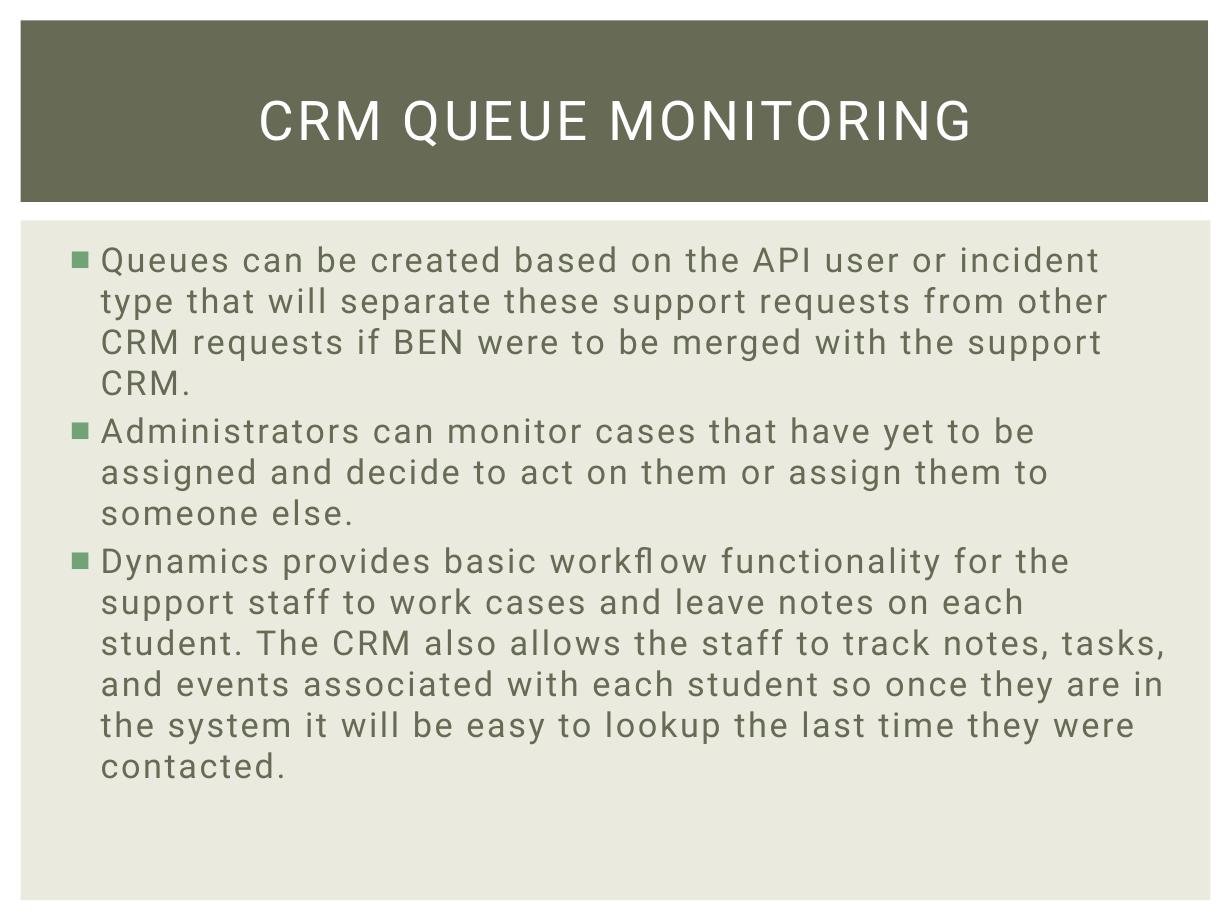
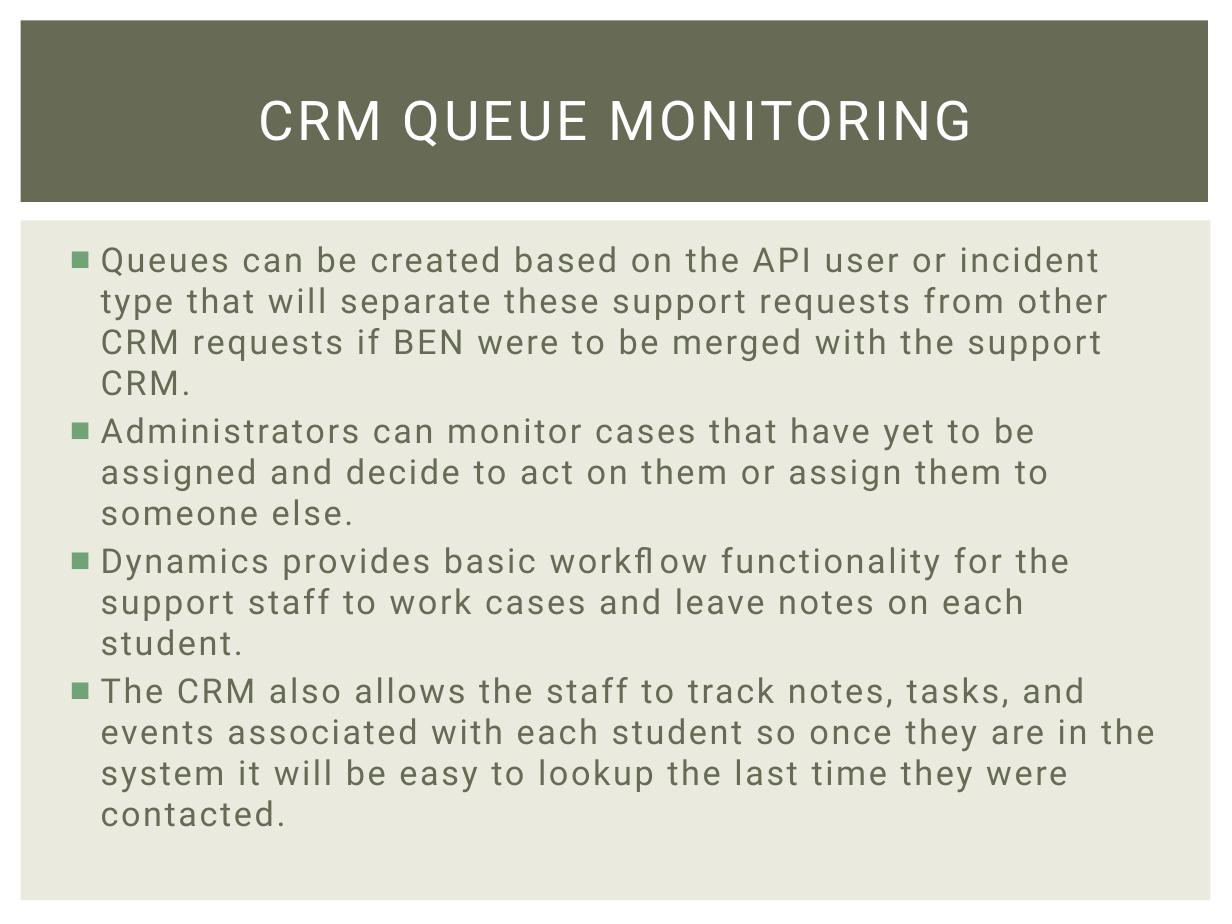
Before and after one commit to acstjohn/SingleStopUSA_ASP, a slide deck: slide 6 of SingleStopUSA_ASP/docs/Single Stop Student Support Solution v1.0.pptx. Drawn at 1232x924 pixels with LibreOffice and Linux fonts; fonts in the diff are those of the drawing. Boxes give left, top, right and bottom in pixels: in the first picture for what was removed or moved away, otherwise in the second. Text is boxed around its words. In the diff, an @@ line names an element or a change of style, - is before the commit and + after.

```diff
--- a/SingleStopUSA_ASP/docs/Single Stop Student Support Solution v1.0.pptx
+++ b/SingleStopUSA_ASP/docs/Single Stop Student Support Solution v1.0.pptx
@@ text at (101,547,1154,827): text changed @@
-■ Dynamics provides basic workflow functionality for the support staff to work cases and leave notes on each student. The CRM also allows the staff to track notes, tasks, and events associated with each student so once they are in the system it will be easy to lookup the last time they were contacted.
+■ Dynamics provides basic workflow functionality for the support staff to work cases and leave notes on each student.
+■ The CRM also allows the staff to track notes, tasks, and events associated with each student so once they are in the system it will be easy to lookup the last time they were contacted.
```
Also in this commit, not shown: 3 other slides changed.
